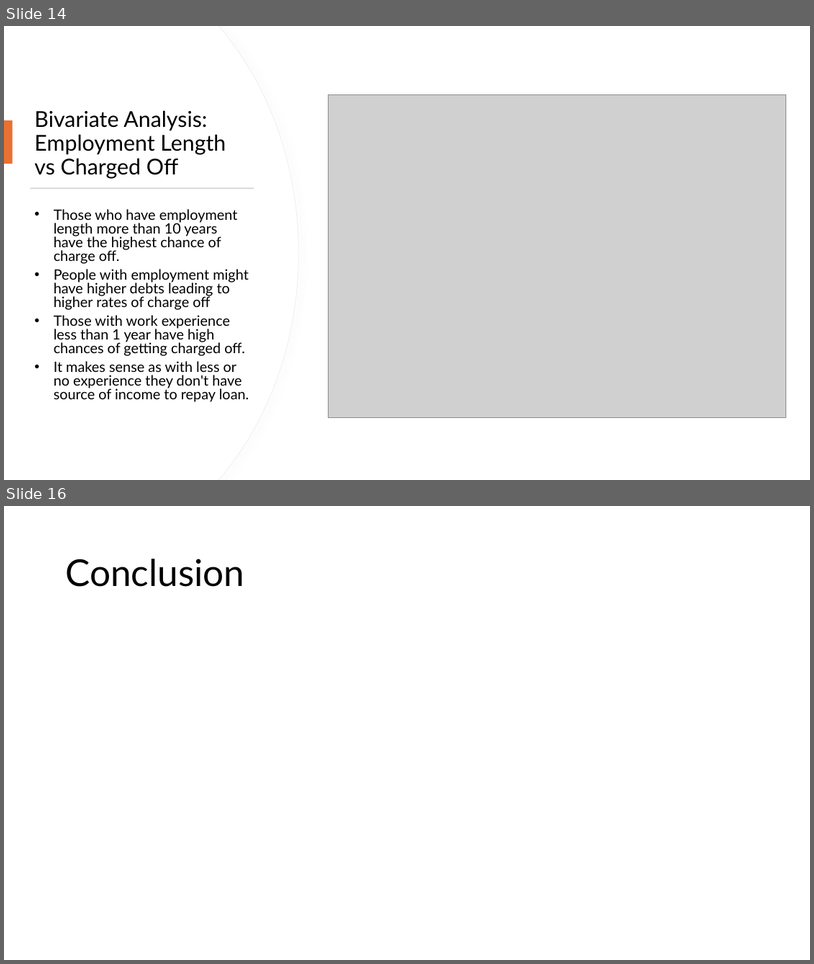
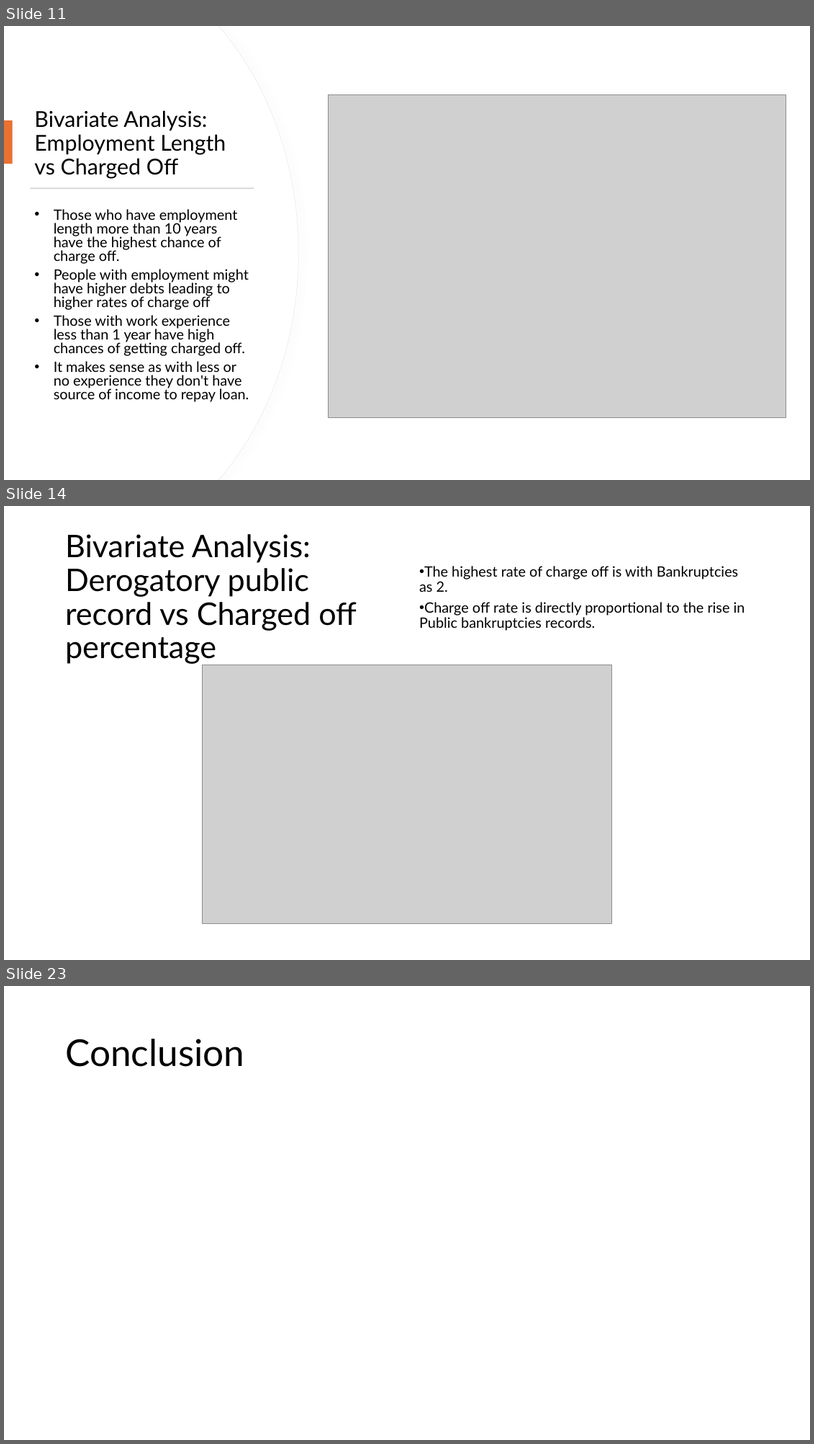
Before and after one commit to chetnapriyadarshini/Lending_Club_Case_Study_EDA, a slide deck: LendingClubCaseStudy_EDA.pptx. Shown one above the other, each under a label of ours: slides 14 and 16 before the commit, slides 11, 14 and 23 after it; the slides between them are not shown. The pictures are 814x964 and 814x1444 pixels, drawn with LibreOffice and Linux fonts; fonts in the diff are those of the drawing; grey boxes stand for pictures. Boxes give left, top, right and bottom in pixels: in the first picture for what was removed or moved away, otherwise in the second. Text is boxed around its words. In the diff, an @@ line names an element or a change of style, - is before the commit and + after.

Commit message:
Added bivariate and multivariate columns

```diff
--- a/LendingClubCaseStudy_EDA.pptx
+++ b/LendingClubCaseStudy_EDA.pptx
@@ slide 14 added at (x1=4, y1=506, x2=810, y2=960), background #FFFFFF @@
@@ title added at (x1=65, y1=534, x2=357, y2=664), 37 pt, text #000000 @@
+Bivariate Analysis: Derogatory public record vs Charged off percentage
@@ text added at (x1=419, y1=566, x2=746, y2=631), 17 pt, text #000000 @@
+• The highest rate of charge off is with Bankruptcies as 2.
+• Charge off rate is directly proportional to the rise in Public bankruptcies records.
@@ picture added at (x1=203, y1=665, x2=612, y2=923) @@
@@ what was slide 14 is now slide 11 @@
@@ what was slide 16 is now slide 23 @@
```
Also in this commit, not shown: 7 slides changed, 9 other slides added, 3 slides removed.
